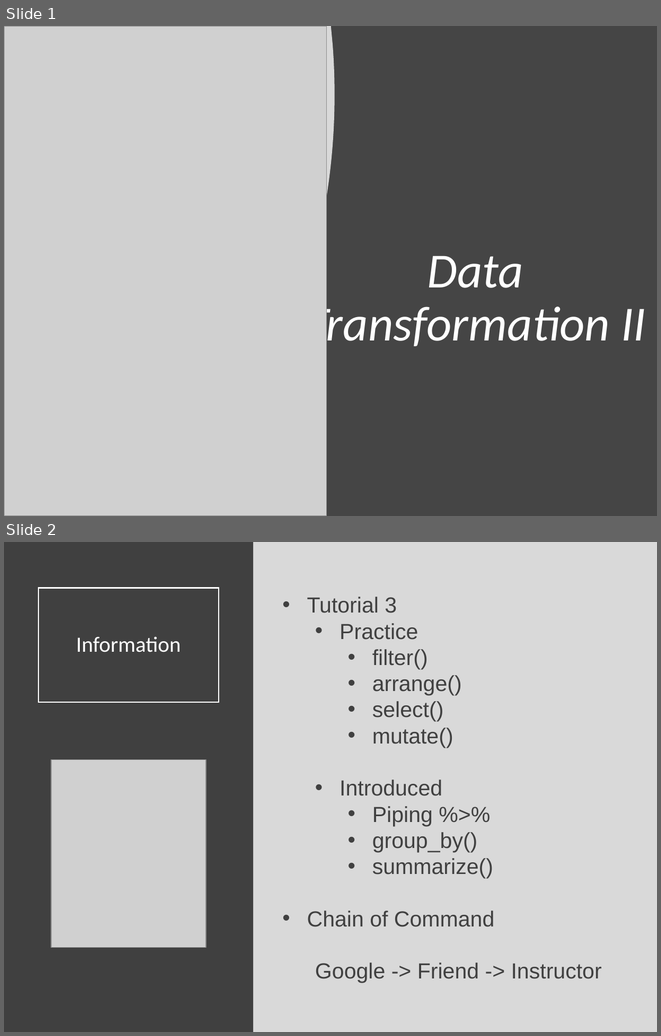
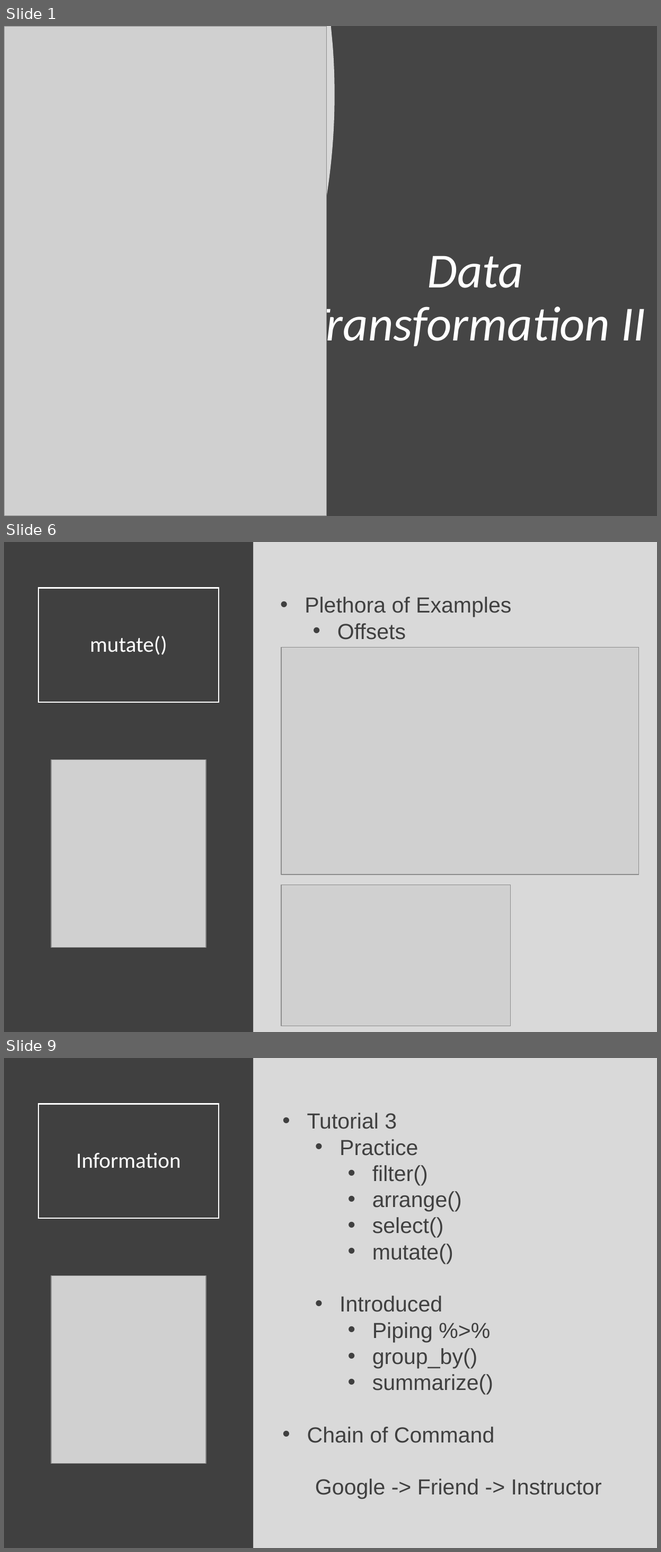
Before and after one commit to Yixf-Self/STOR320_WEBSITE, a slide deck: Lecture/Lecture 5/Lecture 5.pptx. Shown one above the other, each under a label of ours: slides 1 and 2 before the commit, slides 1, 6 and 9 after it; the slides between them are not shown. The pictures are 661x1036 and 661x1552 pixels, drawn with LibreOffice and Linux fonts; fonts in the diff are those of the drawing; grey boxes stand for pictures. Boxes give left, top, right and bottom in pixels: in the first picture for what was removed or moved away, otherwise in the second. Text is boxed around its words. In the diff, an @@ line names an element or a change of style, - is before the commit and + after.

```diff
--- a/Lecture/Lecture 5/Lecture 5.pptx
+++ b/Lecture/Lecture 5/Lecture 5.pptx
@@ slide 6 added at (x1=4, y1=542, x2=657, y2=1032), background #D9D9D9 @@
@@ rectangle added at (x1=4, y1=542, x2=254, y2=1032), fill #404040 @@
@@ title added at (x1=38, y1=588, x2=219, y2=702), outline #FFFFFF 1.5 pt, 24 pt, text #FFFFFF @@
+mutate()
@@ text added at (x1=305, y1=597, x2=511, y2=640), 24 pt, text #404040 @@
+• Plethora of Examples
+  • Offsets
@@ picture added at (x1=282, y1=647, x2=639, y2=874) @@
@@ picture added at (x1=51, y1=759, x2=206, y2=947) @@
@@ picture added at (x1=282, y1=885, x2=511, y2=1026) @@
@@ what was slide 2 is now slide 9 @@
```
Also in this commit, not shown: 6 other slides added, 3 other files.
